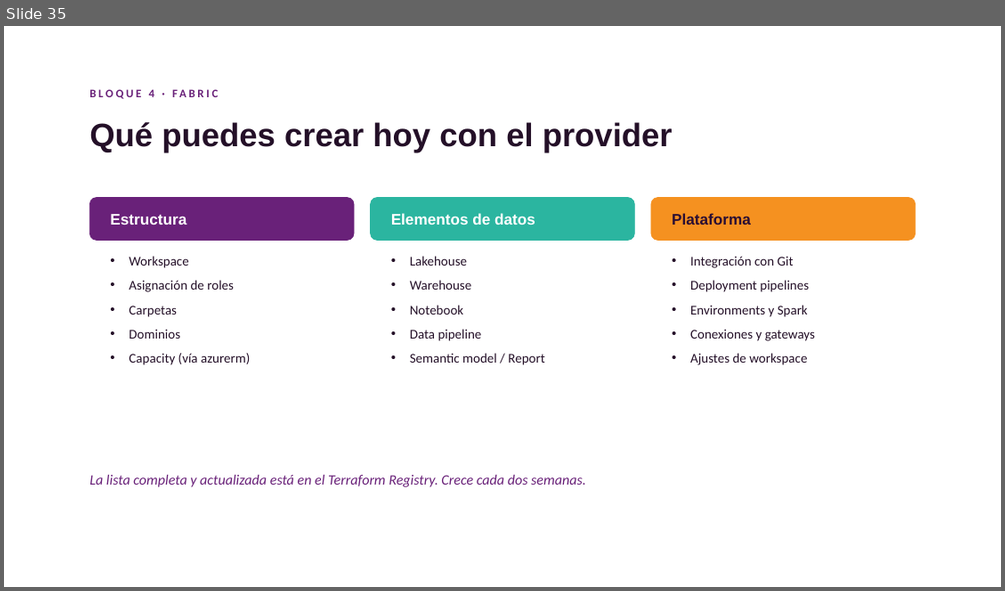
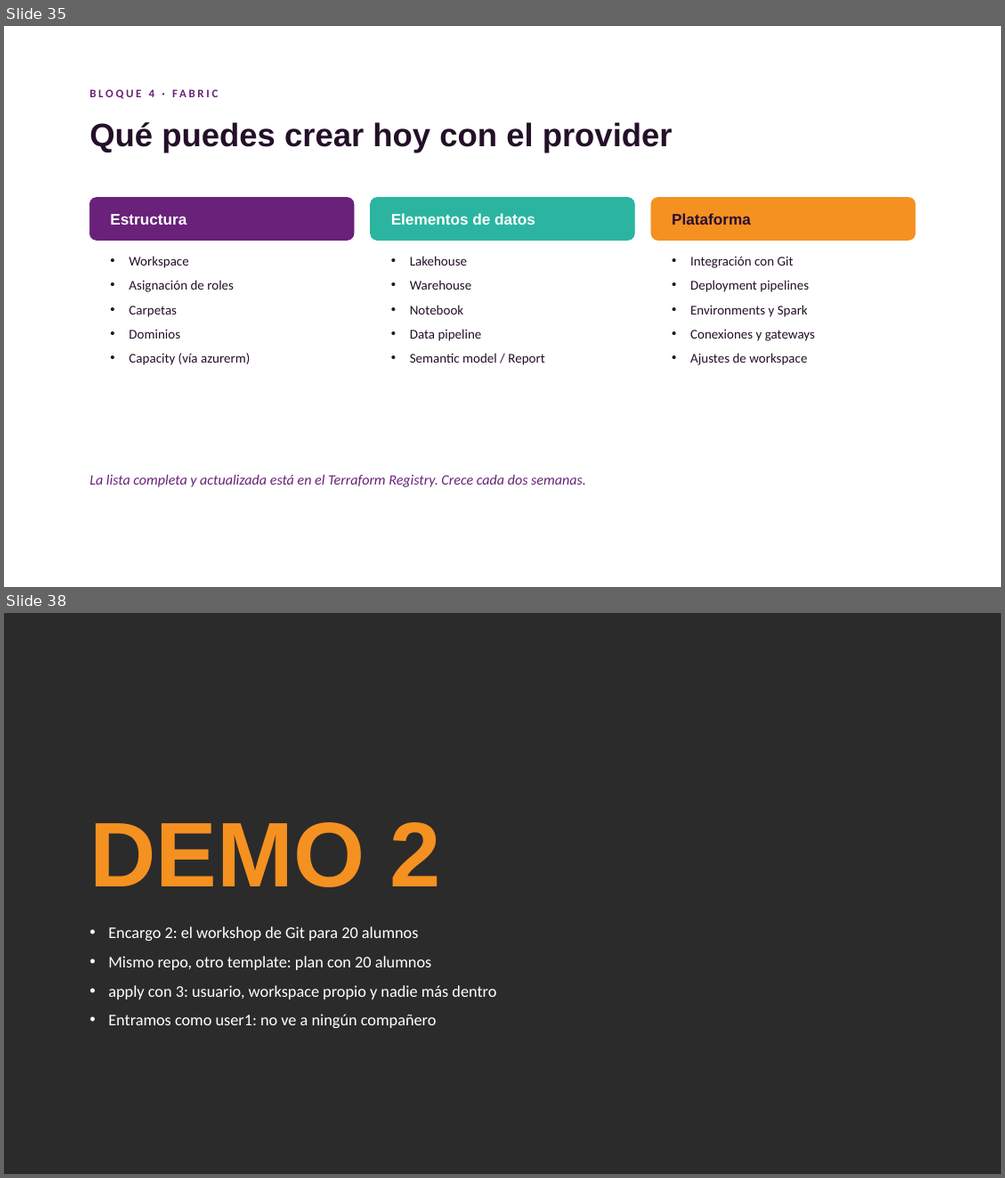
Before and after one commit to marlizana/FabricAsCode, a slide deck: Slides/terraform-fabric-netcoreconf-madrid26.pptx. Shown one above the other, each under a label of ours: slide 35 before the commit, slides 35 and 38 after it; the slides between them are not shown. The pictures are 1005x591 and 1005x1178 pixels, drawn with LibreOffice and Linux fonts; fonts in the diff are those of the drawing; background and template pictures are left out; a plain dark background stands for a picture behind light text. Boxes give left, top, right and bottom in pixels: in the first picture for what was removed or moved away, otherwise in the second. Text is boxed around its words. In the diff, an @@ line names an element or a change of style, - is before the commit and + after.

```diff
--- a/Slides/terraform-fabric-netcoreconf-madrid26.pptx
+++ b/Slides/terraform-fabric-netcoreconf-madrid26.pptx
@@ slide 38 added at [4,613,1001,1174], background picture (left out) @@
@@ text added at [89,822,441,887], 132.5 pt, text #F59120, bold @@
+DEMO 2
@@ text added at [108,926,496,1028], 23.5 pt, text #FFFFFF @@
+• Encargo 2: el workshop de Git para 20 alumnos
+• Mismo repo, otro template: plan con 20 alumnos
+• apply con 3: usuario, workspace propio y nadie más dentro
+• Entramos como user1: no ve a ningún compañero
```
Also in this commit, not shown: 5 slides changed.
